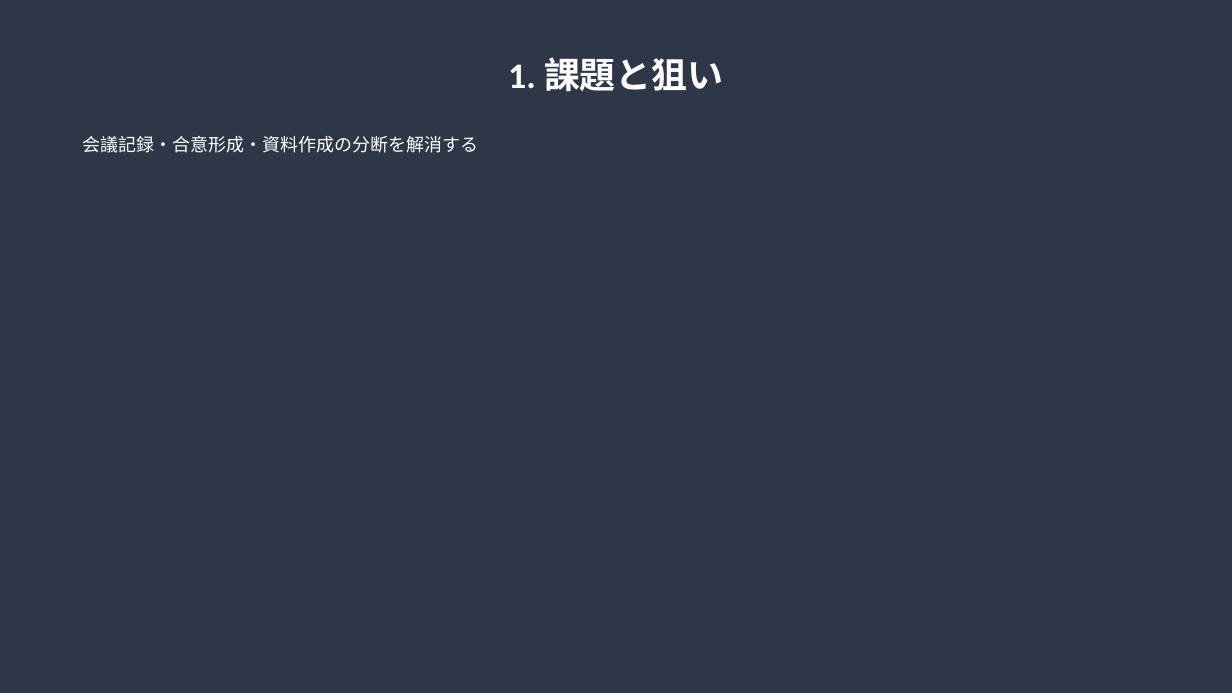
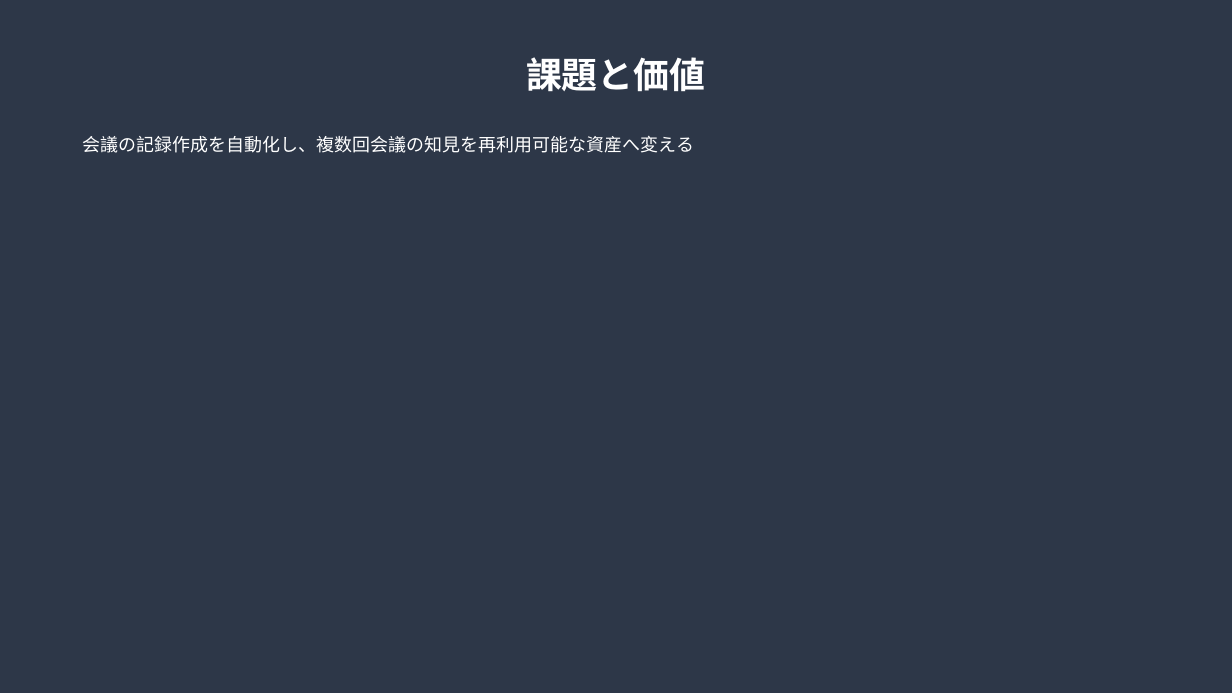
Before and after one commit to shinq3/idea-compiler, a slide deck: slide 3 of documents/doc-3-feature_proposal.pptx. Drawn at 1232x693 pixels with LibreOffice and Linux fonts; fonts in the diff are those of the drawing. Boxes give left, top, right and bottom in pixels: in the first picture for what was removed or moved away, otherwise in the second. Text is boxed around its words. In the diff, an @@ line names an element or a change of style, - is before the commit and + after.

```diff
--- a/documents/doc-3-feature_proposal.pptx
+++ b/documents/doc-3-feature_proposal.pptx
@@ text at bbox=[526, 57, 705, 92]: text changed @@
-1. 課題と狙い
+課題と価値
@@ text at bbox=[83, 136, 694, 153]: text changed @@
-会議記録・合意形成・資料作成の分断を解消する
+会議の記録作成を自動化し、複数回会議の知見を再利用可能な資産へ変える
```
Also in this commit, not shown: 12 other slides changed, 5 slides added, 6 slides removed, 1 other file.
